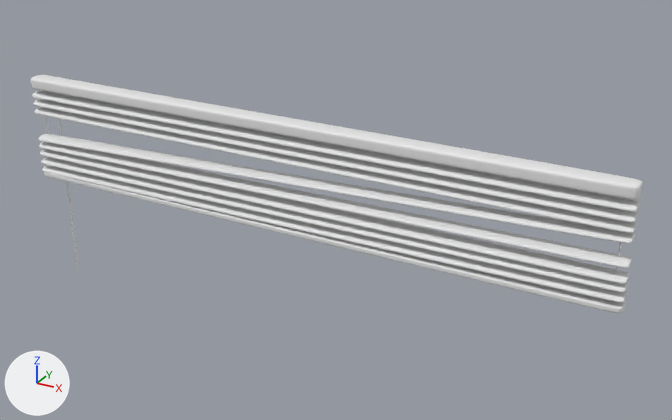
The FBX model Assets/Models/Office/WindowBlinds.fbx, before and after one commit.
Before and after are seen from a camera (50 mm lens) standing at (7.19, -11.58, 4.58) and looking at (0.53, 0.52, -1.47). The axes (+X, +Y, +Z) are drawn at lower left. The lights are the same throughout. Where no turn or scale is listed for an object, it has been applied to the vertices.

Objects in the first picture: 'BottomRail', 'HeadRail', 'Slat.001', 'Slat.002', 'Slat.003', 'Slat.004', 'Slat.005', 'Slat.006', 'Slat.007', 'Slat008'.
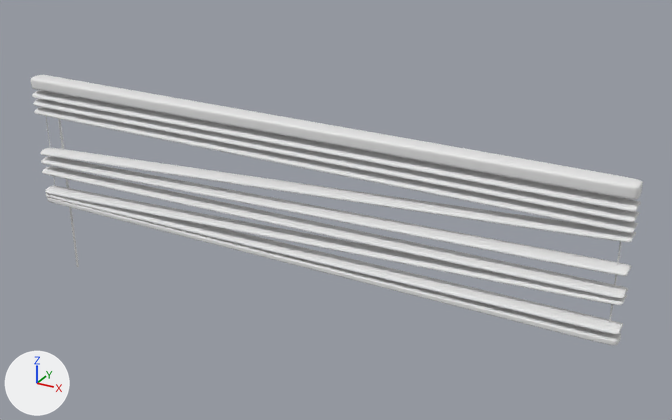
Location of each change, [x1, y1, x2, y2] in pixels of the pictures (672 x 420 px):
```json
{"object": "Slat.006", "change": "moved, turned", "before": [40, 149, 631, 284], "after": [42, 166, 628, 299]}
{"object": "Slat.005", "change": "moved, turned", "before": [39, 142, 633, 268], "after": [41, 156, 631, 276]}
{"object": "Slat008", "change": "moved", "before": [42, 165, 628, 302], "after": [46, 193, 623, 335]}
{"object": "Slat.007", "change": "moved, turned", "before": [41, 157, 629, 292], "after": [45, 186, 627, 305]}
{"object": "Slat.004", "change": "moved, turned", "before": [38, 134, 636, 243], "after": [41, 147, 636, 242]}
{"object": "BottomRail", "change": "moved", "before": [44, 172, 626, 313], "after": [47, 197, 621, 346]}
```

Scene script edits in JSON lines:
```json
{"op": "set", "path": "ob_slat_005.location", "old": "(0.0, 0.0, -1.13)", "new": "(0.0, 0.0, -1.34)"}
{"op": "set", "path": "ob_slat_005.rotation_euler", "old": "(0.0, -0.0133, 0.0)", "new": "(0.0, -0.0314, 0.0)", "note": "degrees (0, -0.8, 0) -> degrees (0, -1.8, 0)"}
{"op": "set", "path": "ob_slat008.location", "old": "(0.0, 0.0, -1.62)", "new": "(0.0, 0.0, -2.12)"}
{"op": "set", "path": "ob_slat_004.location", "old": "(0.0, 0.0, -0.88)", "new": "(0.01, 0.0, -1.01)"}
{"op": "set", "path": "ob_slat_004.rotation_euler", "old": "(0.0, -0.035, 0.0)", "new": "(0.0, -0.0618, 0.0)", "note": "degrees (0, -2, 0) -> degrees (0, -3.5, 0)"}
{"op": "set", "path": "ob_slat_006.location", "old": "(0.0, 0.0, -1.32)", "new": "(0.0, 0.0, -1.61)"}
{"op": "set", "path": "ob_slat_006.rotation_euler", "old": "(0.0, -0.00462, 0.0)", "new": "(0.0, -0.0176, 0.0)", "note": "degrees (0, -0.3, 0) -> degrees (0, -1, 0)"}
{"op": "set", "path": "ob_bottomrail.location", "old": "(0.0, 0.0, -1.71)", "new": "(0.0, 0.0, -2.22)"}
{"op": "set", "path": "ob_slat_007.location", "old": "(0.0, 0.0, -1.46)", "new": "(0.0, 0.0, -1.86)"}
{"op": "set", "path": "ob_slat_007.rotation_euler", "old": "(0.0, -0.00861, 0.0)", "new": "(0.0, -0.0451, 0.0)", "note": "degrees (0, -0.5, 0) -> degrees (0, -2.6, 0)"}
```
